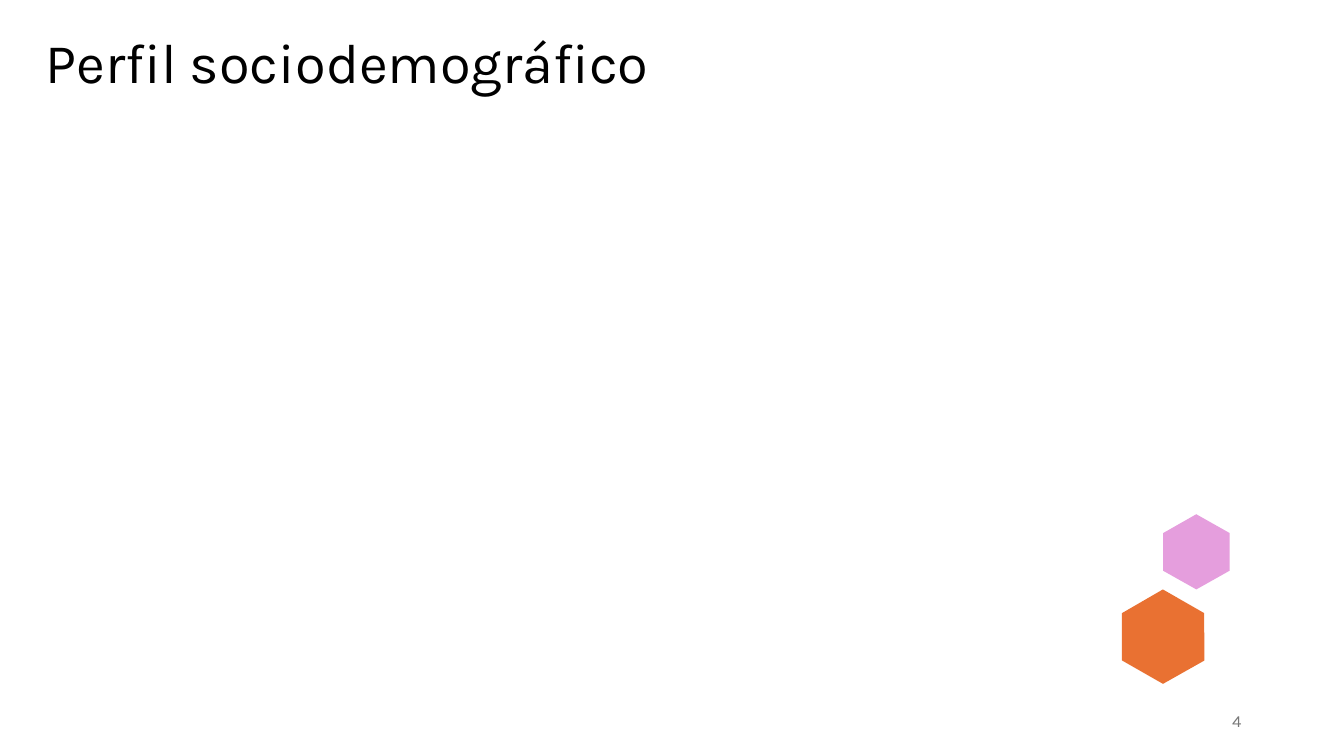
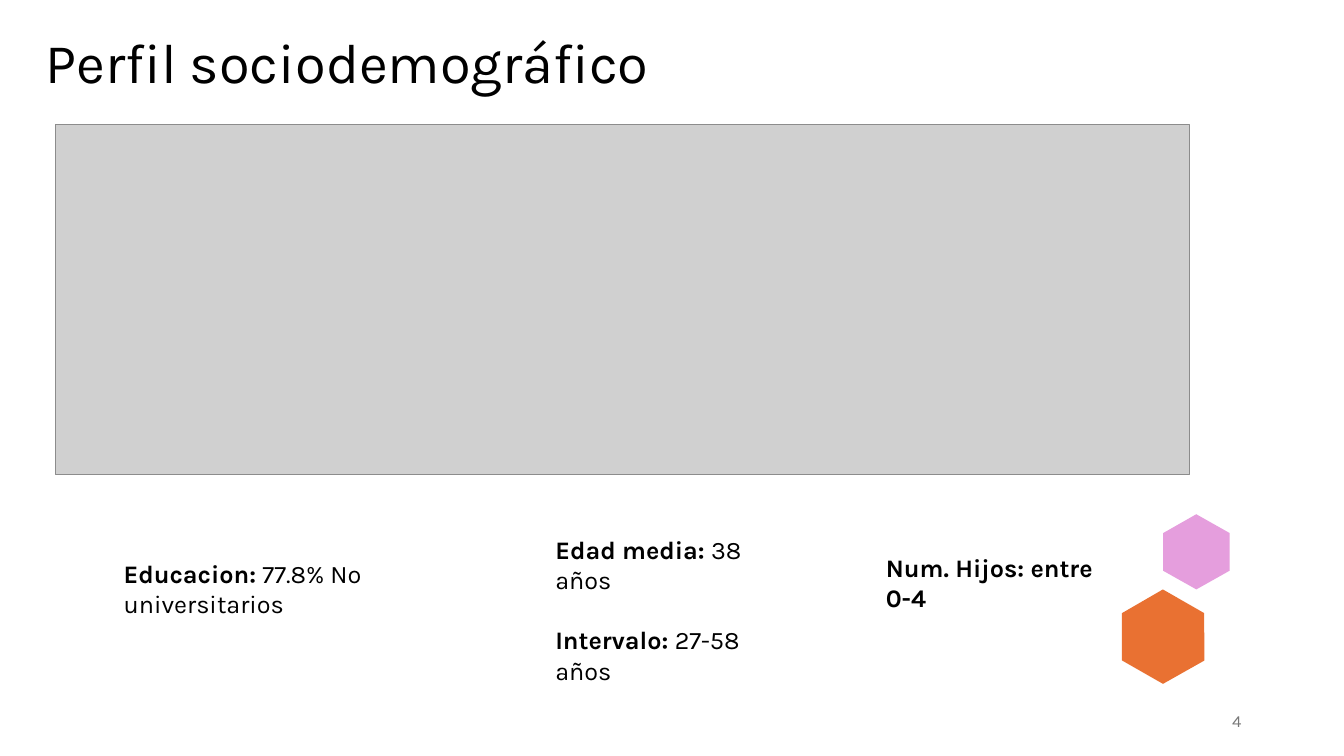
Before and after one commit to ITACADEMYprojectes/ProjecteData, a slide deck: slide 4 of Equip_28/Results/Analisis_PAP_and_ABL_RapidExpres.pptx. Drawn at 1344x756 pixels with LibreOffice and Linux fonts; fonts in the diff are those of the drawing; grey boxes stand for pictures. Boxes give left, top, right and bottom in pixels: in the first picture for what was removed or moved away, otherwise in the second. Text is boxed around its words. In the diff, an @@ line names an element or a change of style, - is before the commit and + after.

```diff
--- a/Equip_28/Results/Analisis_PAP_and_ABL_RapidExpres.pptx
+++ b/Equip_28/Results/Analisis_PAP_and_ABL_RapidExpres.pptx
@@ picture added at [55,125,1191,475] @@
@@ text added at [124,565,361,614], 18 pt, text #000000 @@
+Educacion: 77.8% No universitarios
@@ text added at [555,541,741,681], 18 pt, text #000000, bold @@
+Edad media: 38 años
+Intervalo: 27-58 años
@@ text added at [886,559,1093,608], 18 pt, text #000000, bold @@
+Num. Hijos: entre 0-4
```
Also in this commit, not shown: 1 other slide changed, 1 other file.
